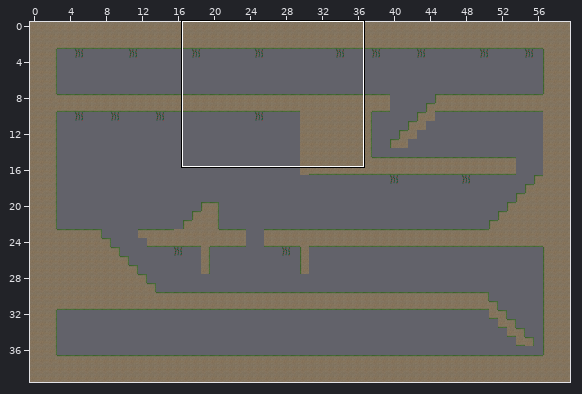
One commit to this Tiled map: CSE380_Spring2013_HW3/Apps/Walkabout/data/levels/earth/earth.tmx. Above, an overview of the earlier version with the close-up marked.
Close-up. Old version:
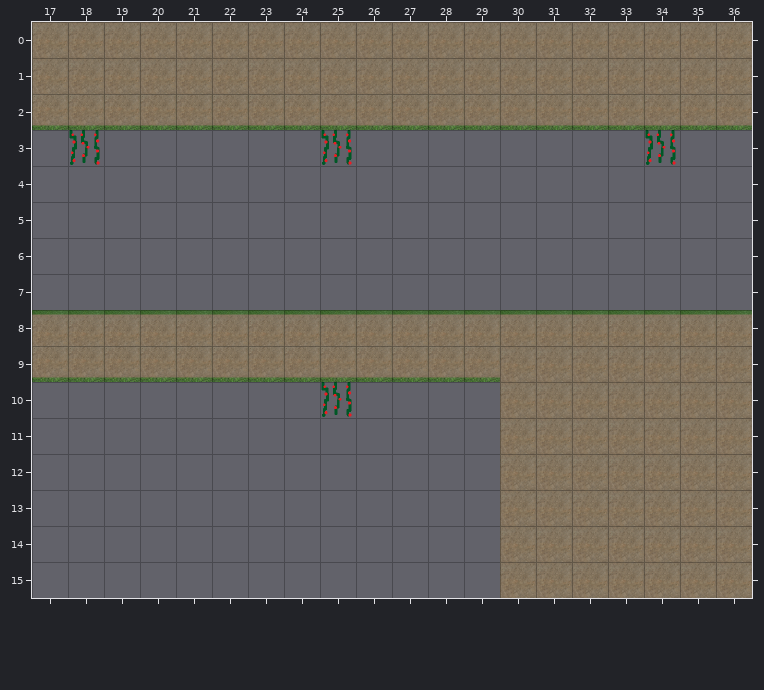
Cells are 64x64 px. Shown: x 17..36, y 0..15. The commit also changed other parts of the map, which this record leaves out.
New version:
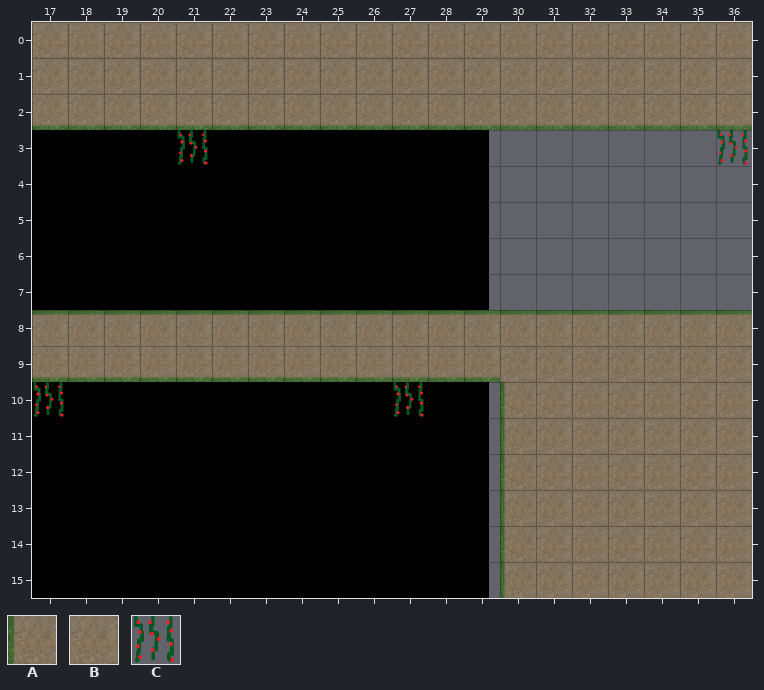
Key: from "Tiles": A 1, B 5, C 6.
_ is an empty cell.
Tiles of an added or newly shown layer are drawn over the layers below it.
The exact change:
layer "Background" shown
Layer "Foreground" (removed):
Tile B is removed in rows 10 to 15 at x 30.
Tile C is removed in row 3 at x 18, 25 and 34; in row 10 at x 25.
Layer "Collidable-FG" (added):
Tile A now appears in rows 10 to 15 at x 30.
Layer "Non-Collidable-FG" (added):
Tile C now appears in row 3 at x 21 and 36; in row 10 at x 17 and 27.
